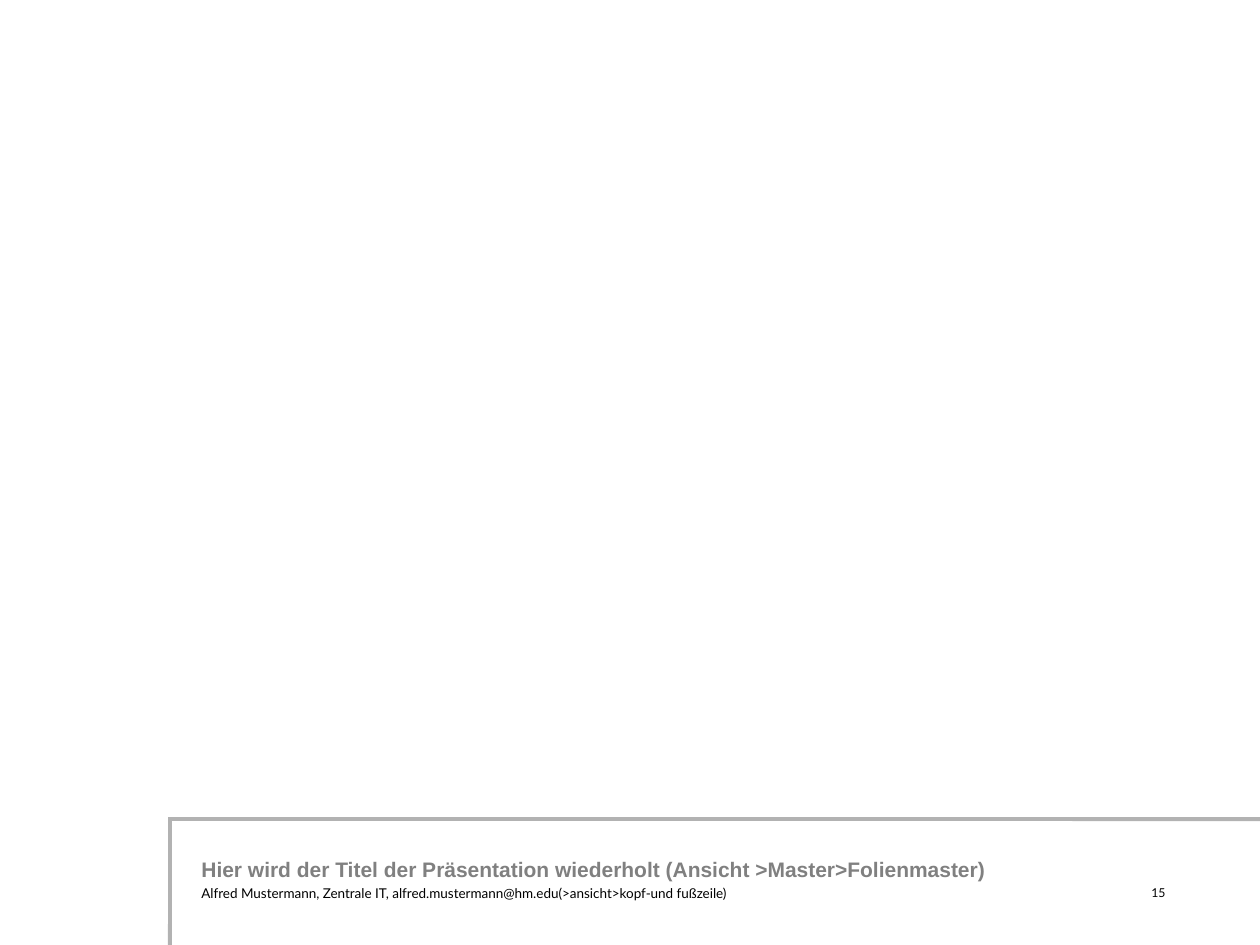
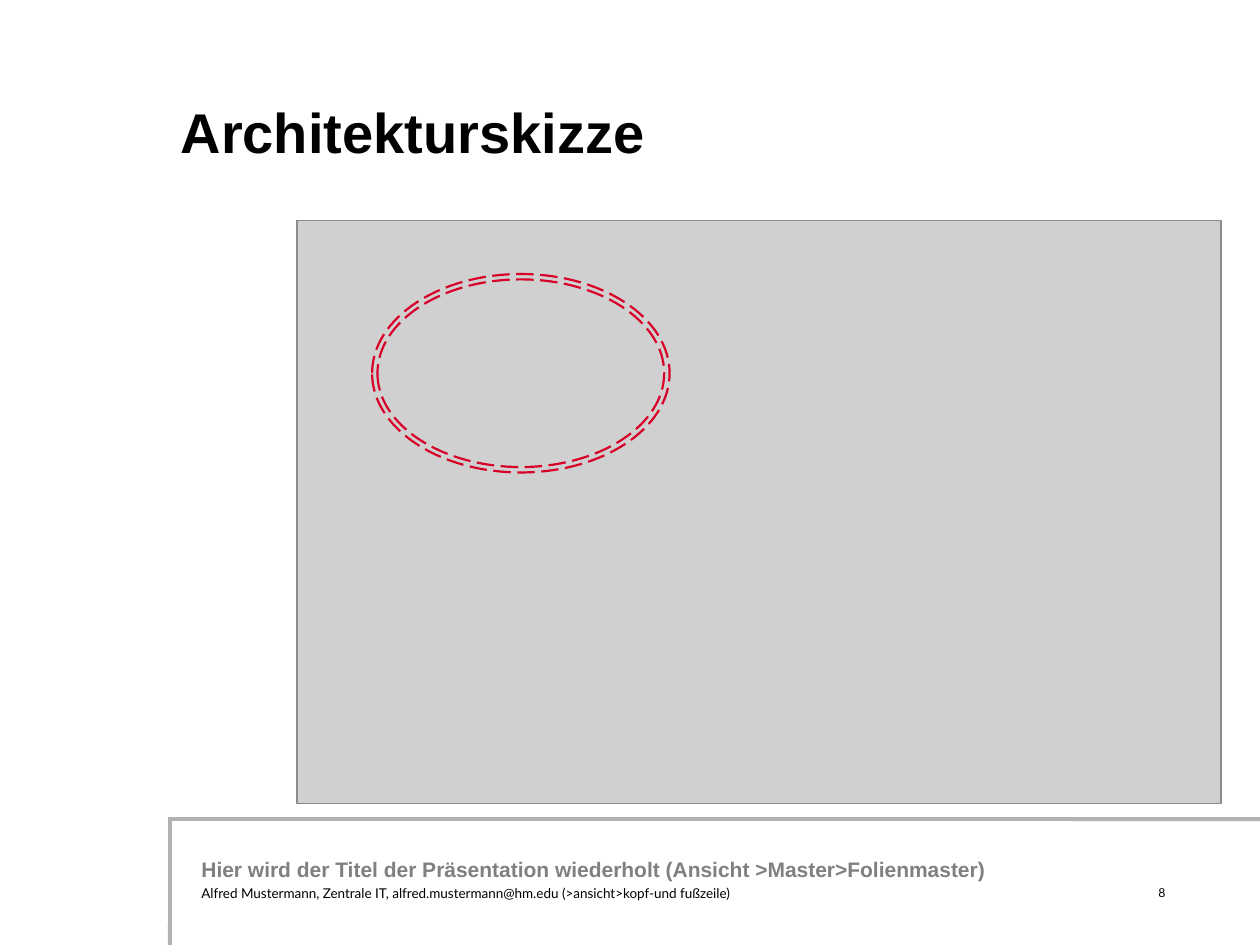
Before and after one commit to simonsymhoven/Datenkommunikation, a slide deck: slide 8 of Aufgabe 1/powerpointpraesentation.ppt (slide 15 before the commit). Drawn at 1260x945 pixels with LibreOffice and Linux fonts; fonts in the diff are those of the drawing; grey boxes stand for pictures; background and template pictures are left out. Boxes give left, top, right and bottom in pixels: in the first picture for what was removed or moved away, otherwise in the second. Text is boxed around its words. In the diff, an @@ line names an element or a change of style, - is before the commit and + after.

```diff
--- a/Aufgabe 1/powerpointpraesentation.ppt
+++ b/Aufgabe 1/powerpointpraesentation.ppt
@@ title added at (181, 112, 645, 154), 32 pt, text #000000, bold @@
+Architekturskizze
@@ picture added at (297, 220, 1221, 804) @@
@@ freeform shape added at (372, 275, 669, 472), outline #D70028 1.25 pt dashed @@
@@ text at (201, 887, 730, 901): spaces changed @@
-Alfred Mustermann, Zentrale IT, alfred.mustermann@hm.edu(>ansicht>kopf-und fußzeile)
+Alfred Mustermann, Zentrale IT, alfred.mustermann@hm.edu (>ansicht>kopf-und fußzeile)
@@ page number at (1158, 888, 1165, 897): text changed @@
-15
+8
```
Also in this commit, not shown: 20 other slides changed, 4 slides added, 1 slide removed, 3 other files.
